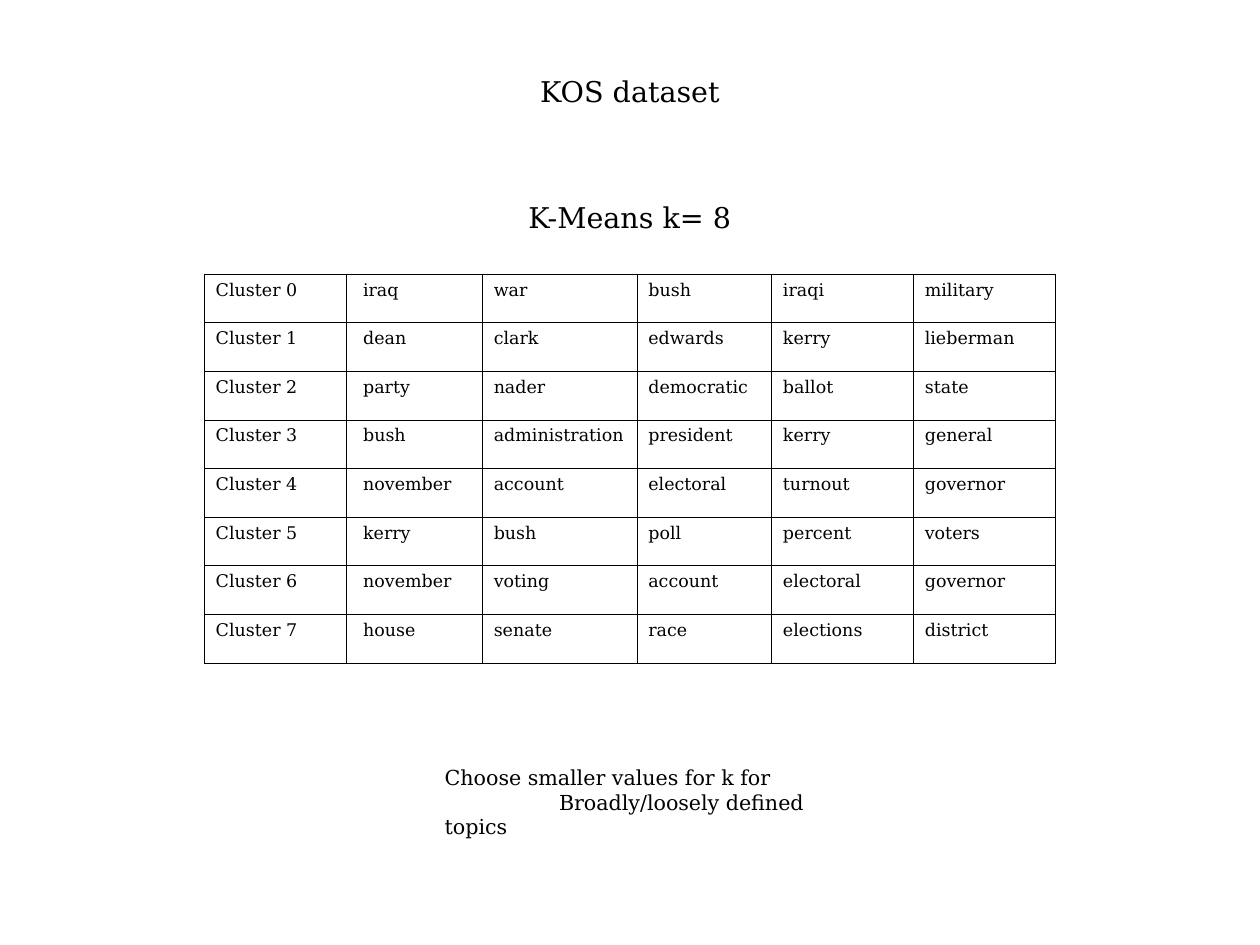
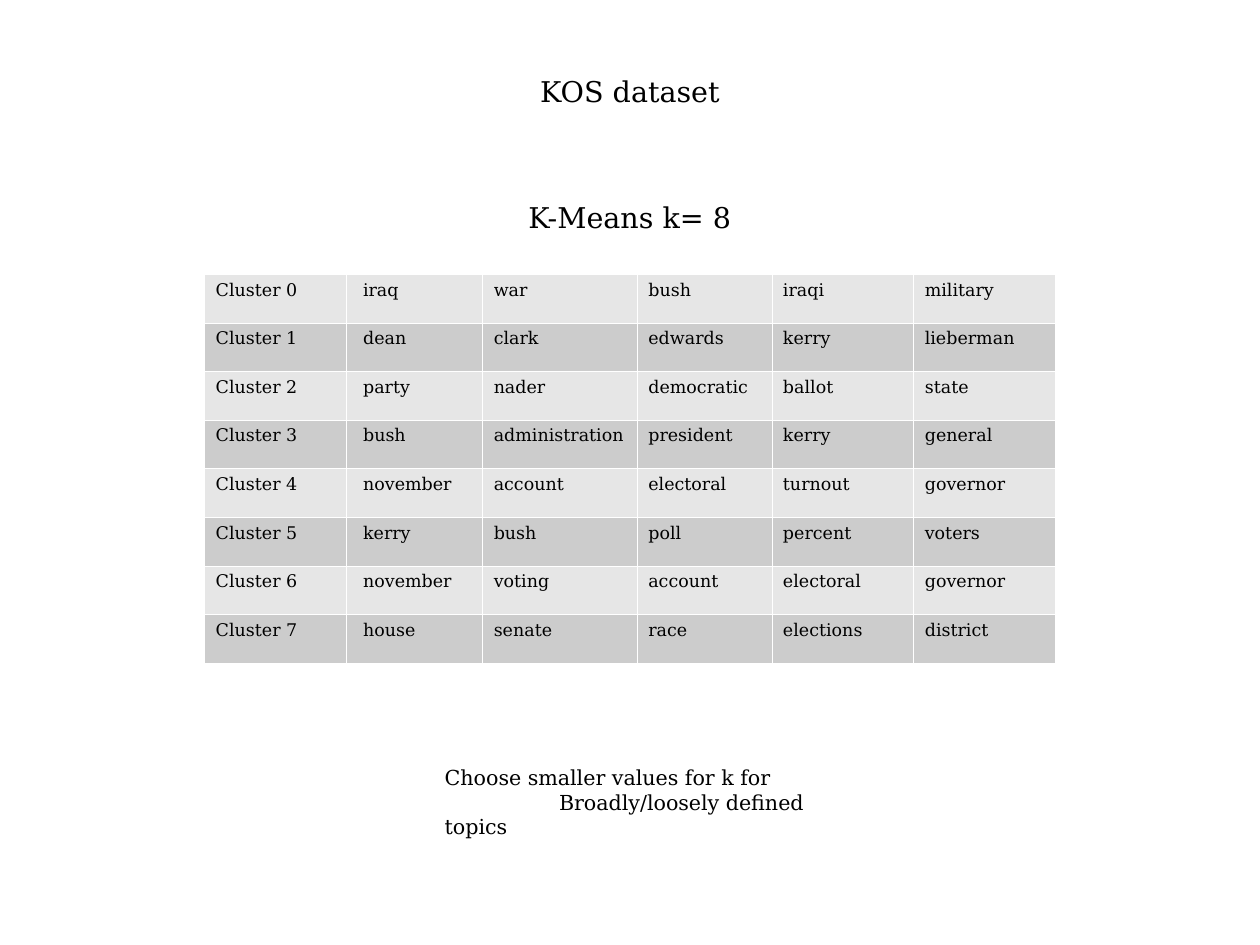
Before and after one commit to vitalv/doc-clustering-topic-modeling, a slide deck: slide 12 of doc-clustering-topic-modeling.odp. Drawn at 1260x945 pixels with LibreOffice and Linux fonts; fonts in the diff are those of the drawing. Boxes give left, top, right and bottom in pixels: in the first picture for what was removed or moved away, otherwise in the second. Text is boxed around its words. In the diff, an @@ line names an element or a change of style, - is before the commit and + after.

```diff
--- a/doc-clustering-topic-modeling.odp
+++ b/doc-clustering-topic-modeling.odp
@@ table at (x1=205, y1=274, x2=1055, y2=663) @@
@@ fill none to #E6E6E6 in 24 cells @@
@@ fill none to #CCCCCC in 24 cells @@
@@ borders changed @@
```
Also in this commit, not shown: 4 other slides changed, 5 slides added, 9 other files.
